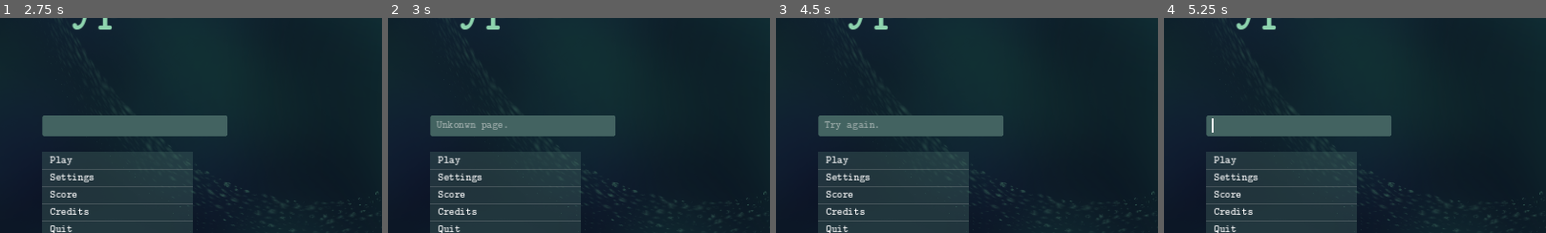
Above: before the commit, frames 1-4 (left to right).
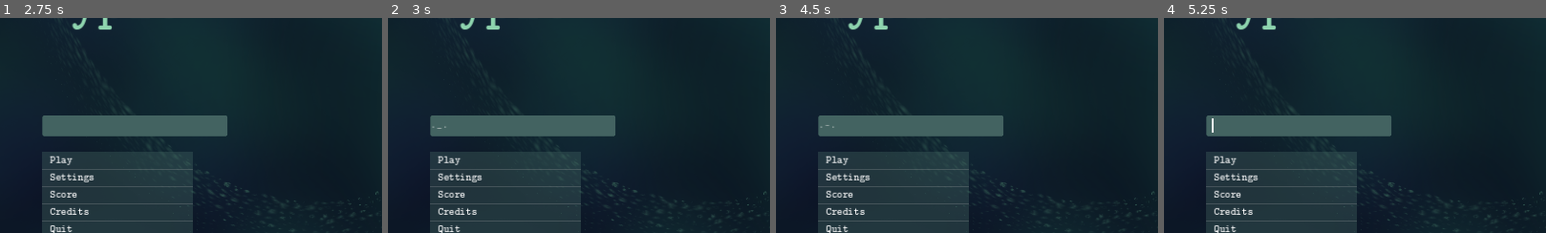
Above: after the commit, the same moments.

Repository: PeytonRobinson487/Typic-Repo
Game: Godot game, scene res://Scenes/Menu Page.tscn
Same seed, same stepped clock (60 frames per second), same inputs: the game is played once before the commit and once after it. Sound files missing from this copy of the repository are replaced by a short silence.
Inputs (mouse positions are % of the whole screen's width and height, from its top left):
- Up to frame 1 (2.75 s): click (18, 44) at 0.52 s; type "Alex" at 0.6 s; tap Enter at 1.25 s; tap Space at 2 s
- Up to frame 2 (3 s): tap Enter at 2.75 s
- Up to frame 3 (4.5 s): tap Space at 3.5 s; tap Enter at 4.25 s
- Up to frame 4 (5.25 s): tap Space at 5 s
The pictures show only the part of the screen within x 0-50%, y 19-69%; the shares and areas given below are measured in that part.

Frame 1 is identical in both runs. In frame 2, 0.3% of the frame differs, in the area x 11-32%, y 48-52%; in frame 3, 0.2%; in frame 4, nothing differs.

Commit message:
Small Bug Fix
Fixed another bug in menu_page.gd > custom_input

Diff:
--- a/Scripts/menu_page.gd
+++ b/Scripts/menu_page.gd
@@ -145,11 +145,10 @@
 		if (new_text.substr(0, key.length()).to_lower() == key):
 			var value: Array = CUSTOM_RESPONSE_NORMAL.get(key)
 			user_input.placeholder_text = value.pick_random()
+			return
 
 	# special cases
-	if (new_text.substr(0, 5) == "TYPIC"):
-		user_input.placeholder_text = "YES. THIS IS TYPIC."
-	elif (new_text.length() == 0):
+	if (new_text.length() == 0):
 		var responses: Array = ["You did not even type anything.", "...", "..", ".", ""]
 		user_input.placeholder_text = responses.pick_random()
 	elif (new_text.substr(0, 1).to_lower() == "r"):
--- a/project.godot
+++ b/project.godot
@@ -19,24 +19,6 @@
 
 window/stretch/mode="canvas_items"
 
-[input]
-
-"Clear User Text"={
-"deadzone": 0.5,
-"events": [Object(InputEventKey,"resource_local_to_scene":false,"resource_name":"","device":-1,"window_id":0,"alt_pressed":false,"shift_pressed":false,"ctrl_pressed":false,"meta_pressed":false,"pressed":false,"keycode":0,"physical_keycode":4194308,"key_label":0,"unicode":0,"location":0,"echo":false,"script":null)
-]
-}
-"Escape Game"={
-"deadzone": 0.5,
-"events": [Object(InputEventKey,"resource_local_to_scene":false,"resource_name":"","device":-1,"window_id":0,"alt_pressed":false,"shift_pressed":false,"ctrl_pressed":false,"meta_pressed":false,"pressed":false,"keycode":0,"physical_keycode":4194305,"key_label":0,"unicode":0,"location":0,"echo":false,"script":null)
-]
-}
-Shift={
-"deadzone": 0.5,
-"events": [Object(InputEventKey,"resource_local_to_scene":false,"resource_name":"","device":-1,"window_id":0,"alt_pressed":false,"shift_pressed":false,"ctrl_pressed":false,"meta_pressed":false,"pressed":false,"keycode":0,"physical_keycode":4194325,"key_label":0,"unicode":0,"location":0,"echo":false,"script":null)
-]
-}
-
 [rendering]
 
 renderer/rendering_method="gl_compatibility"
Not shown, changed: export_presets.cfg
